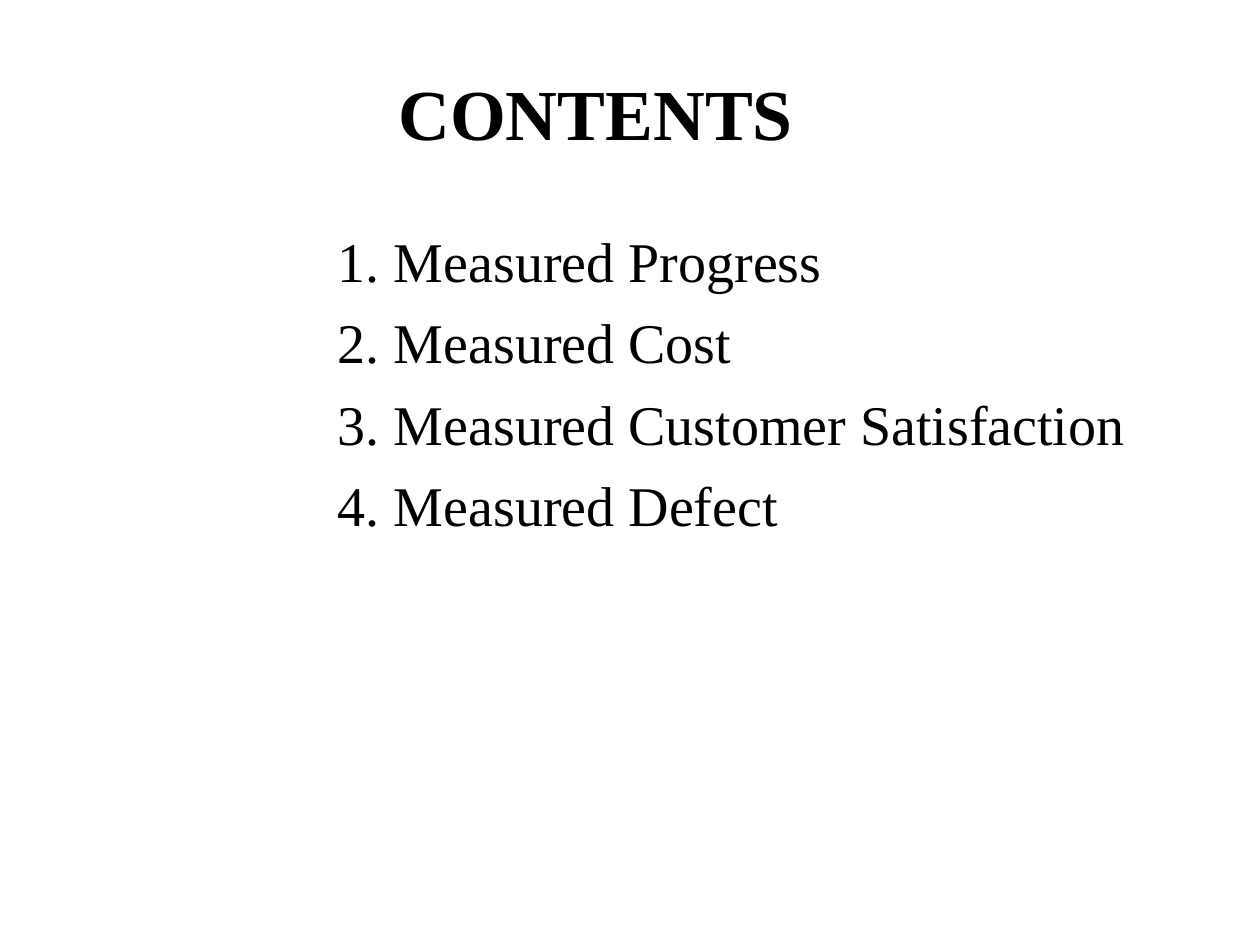
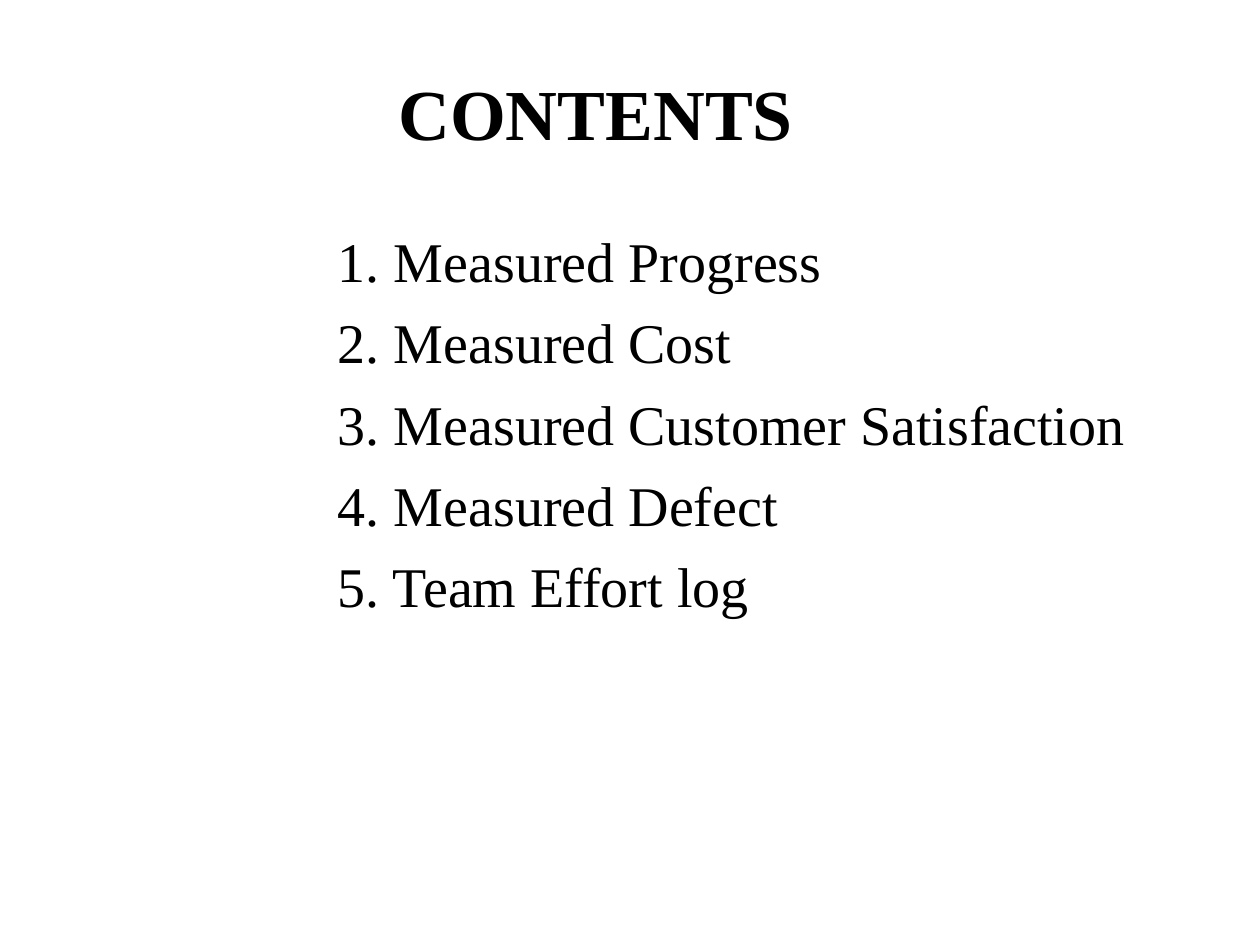
Before and after one commit to T138384/vlu-k15t1-team11, a slide deck: slide 3 of SMA - Software Measurement & Analysis/Asignment-02/K15T1-Team11-Team Assignment2/K15T1-Team11-Team Assignment2.ppt. Drawn at 1260x945 pixels with LibreOffice and Linux fonts; fonts in the diff are those of the drawing; background and template pictures are left out. Boxes give left, top, right and bottom in pixels: in the first picture for what was removed or moved away, otherwise in the second. Text is boxed around its words. In the diff, an @@ line names an element or a change of style, - is before the commit and + after.

```diff
--- a/SMA - Software Measurement & Analysis/Asignment-02/K15T1-Team11-Team Assignment2/K15T1-Team11-Team Assignment2.ppt
+++ b/SMA - Software Measurement & Analysis/Asignment-02/K15T1-Team11-Team Assignment2/K15T1-Team11-Team Assignment2.ppt
@@ text at [338, 567, 749, 618]: paragraph added @@
+5. Team Effort log
```
Also in this commit, not shown: 4 slides added, 6 other files.
